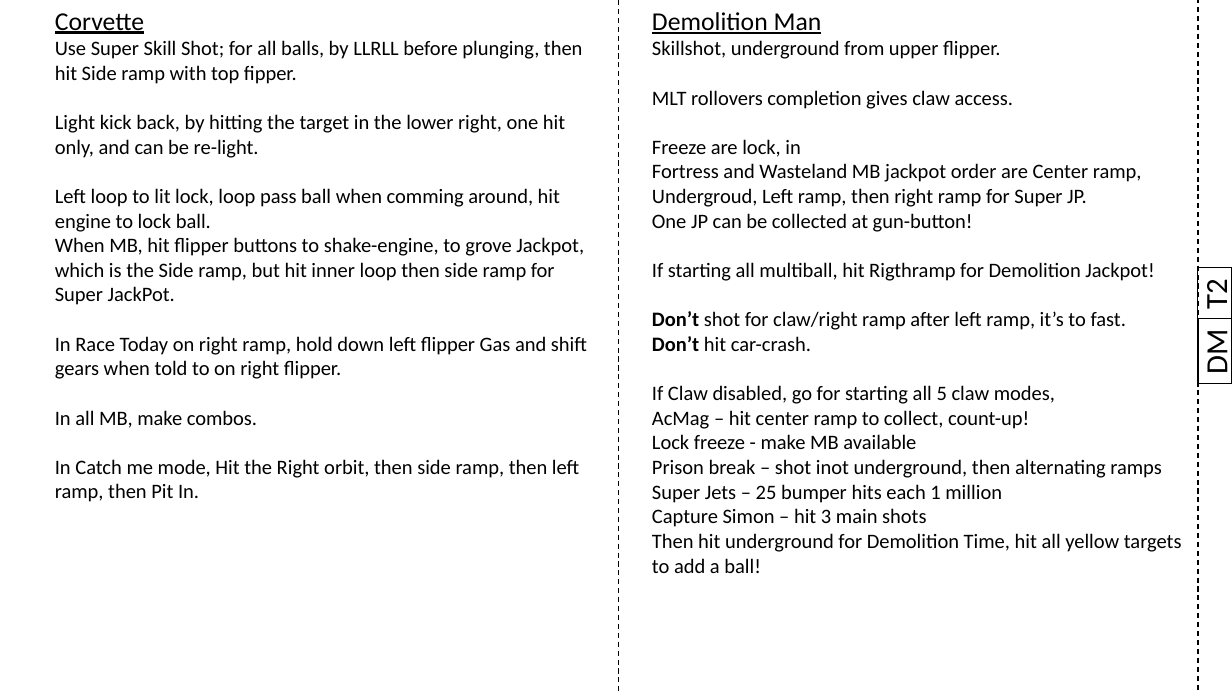
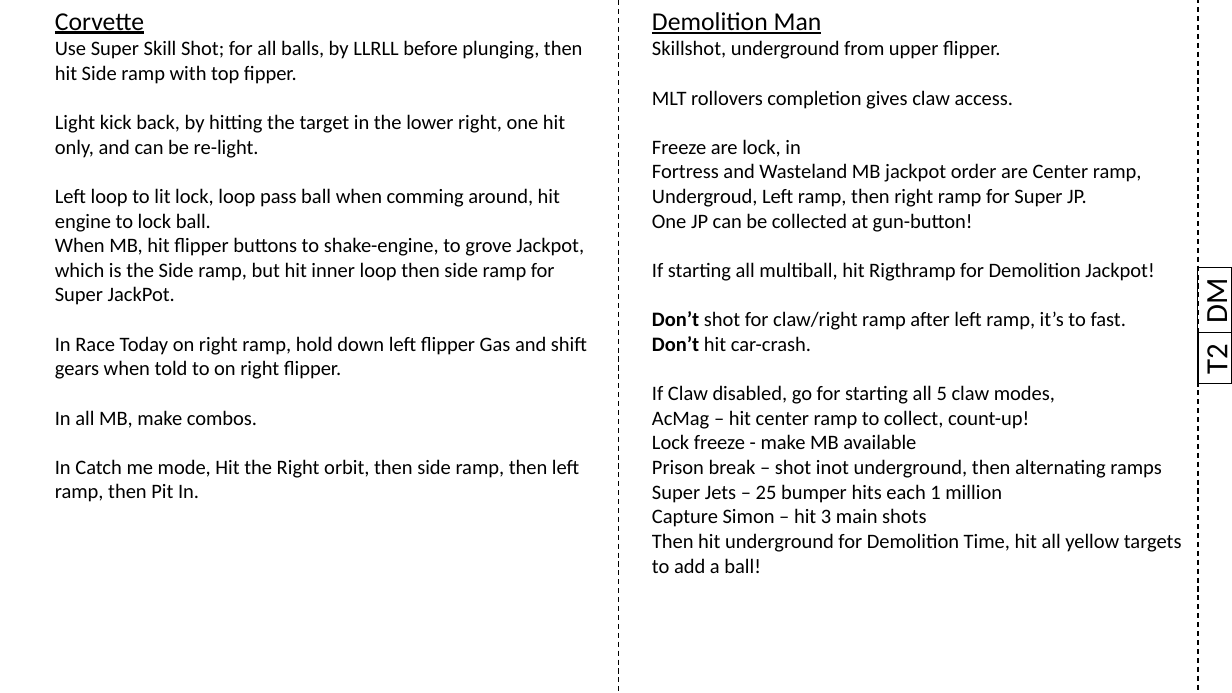
Before and after one commit to karstenbolge/PB, a slide deck: slide 7 of PB.pptx. Drawn at 1232x693 pixels with LibreOffice and Linux fonts; fonts in the diff are those of the drawing. Boxes give left, top, right and bottom in pixels: in the first picture for what was removed or moved away, otherwise in the second. Text is boxed around its words. In the diff, an @@ line names an element or a change of style, - is before the commit and + after.

```diff
--- a/PB.pptx
+++ b/PB.pptx
@@ rectangle "DM": place and size @@
-rectangle "DM" at <box>1198,318,1232,383</box>
+rectangle "DM" at <box>1198,268,1232,332</box>
@@ rectangle "T2": place and size @@
-rectangle "T2" at <box>1198,268,1232,319</box>
+rectangle "T2" at <box>1198,333,1232,384</box>
```
Also in this commit, not shown: 13 other slides changed.
